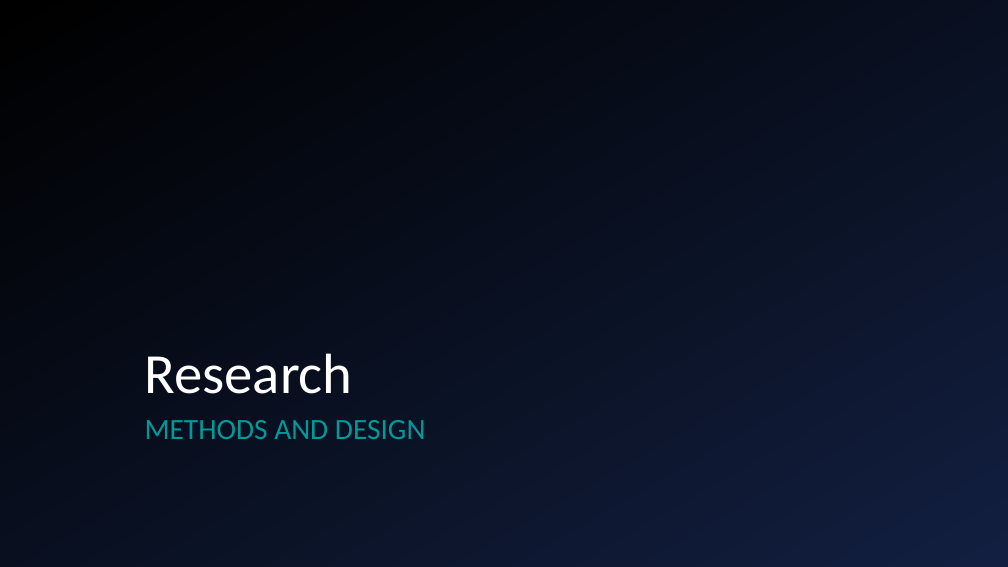
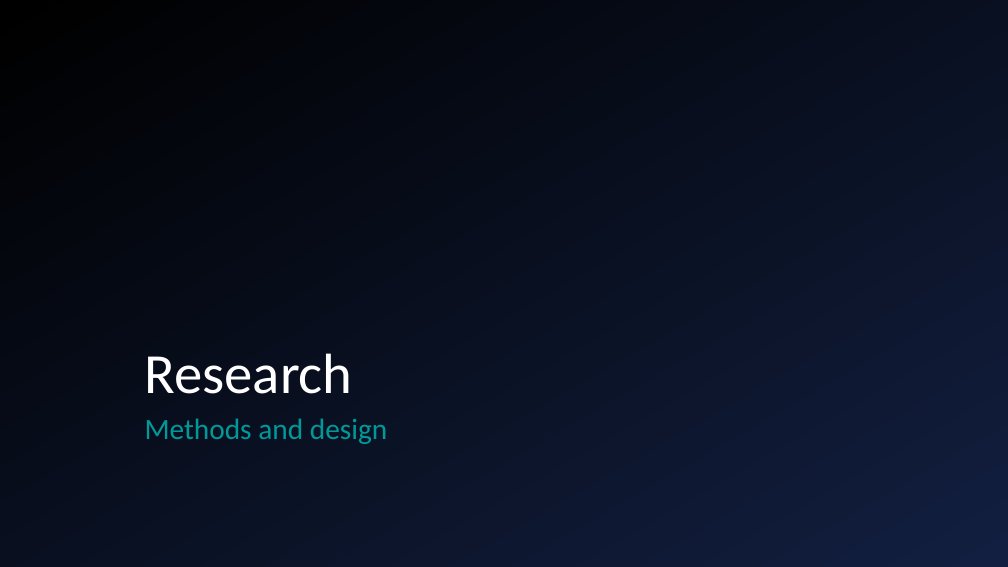
Before and after one commit to giacoppd/Security-For-Robotics, a slide deck: slide 4 of docs/progress_report/progress_report.ppt. Drawn at 1008x567 pixels with LibreOffice and Linux fonts; fonts in the diff are those of the drawing; background and template pictures are left out. Boxes give left, top, right and bottom in pixels: in the first picture for what was removed or moved away, otherwise in the second. Text is boxed around its words. In the diff, an @@ line names an element or a change of style, - is before the commit and + after.

```diff
--- a/docs/progress_report/progress_report.ppt
+++ b/docs/progress_report/progress_report.ppt
@@ background gradient #000000 to #121F40 to gradient #121F40 to #000000 @@
@@ text at (x1=145, y1=418, x2=388, y2=444): text changed @@
-METHODS AND DESIGN
+Methods and design
```
Also in this commit, not shown: 11 other slides changed, 5 slides added, 3 slides removed.
